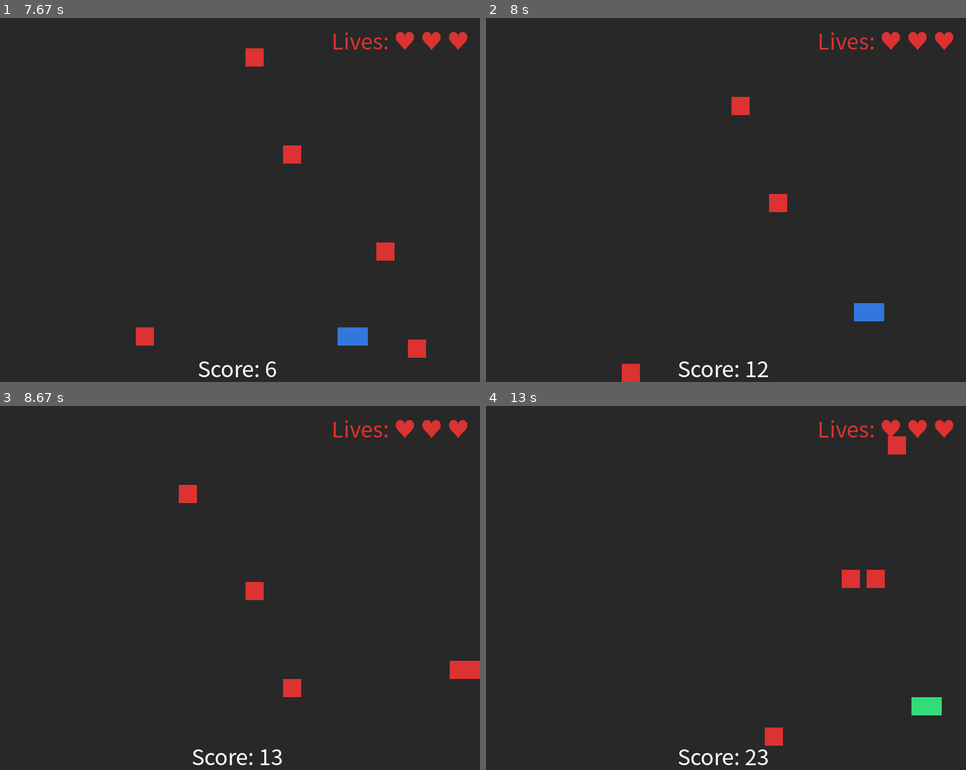
Above: before the commit, frames 1-4 (two rows, left to right).
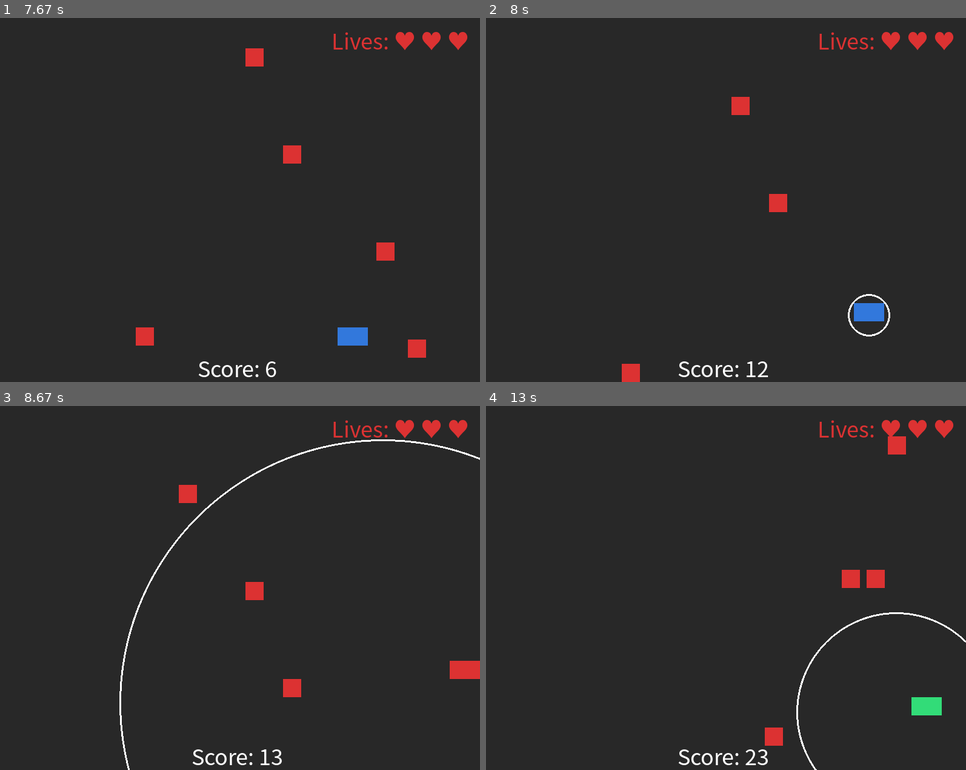
Above: after the commit, the same moments.

Repository: 20260184-commits/my-game
Game: pygame game, started from week5/week5.py
Two runs of this game, one before a commit and one after it. Both use one fixed random seed, a clock stepped at 60 frames per second and the inputs below.
Inputs:
- Up to frame 1 (7.67 s): tap Space at 0.33, 0.73, 1.03, 1.23, 1.53, 1.9, 2.3, 2.6, 2.8, 3.1, 3.3, 3.63, 3.93, 4.13, 4.43, 4.7, 5.03, 5.33, 5.47, 5.87, 6.17, 6.53, 6.93, 7.23, 7.43 s; hold Up 0.67-1.13 s; hold Right 1.17-1.8 s; hold Down 1.83-2.2 s; hold Left 2.23-2.7 s; hold Right 2.73-3.2 s; hold Up 3.23-3.53 s; hold Right 3.57-4.03 s; hold Left 4.07-4.6 s; hold Down 4.63-4.93 s; hold Left 4.97-5.37 s; hold Up 5.4-5.77 s; hold Right 5.8-6.43 s; hold Down 6.47-6.83 s; hold Left 6.87-7.33 s; hold Right from 7.37 s (still down)
- Up to frame 2 (8 s): tap Space at 7.73, 7.93 s; release Right at 7.83 s; hold Up from 7.87 s (still down)
- Up to frame 3 (8.67 s): release Up at 8.17 s; hold Right from 8.2 s (still down); tap Space at 8.27, 8.57 s
- Up to frame 4 (13 s): release Right at 8.67 s; hold Left 8.7-9.23 s; tap Space at 8.77, 9.07, 9.33, 9.67, 9.97, 10.5, 10.8, 11.17, 11.57, 11.87, 12.07, 12.37, 12.57, 12.9 s; hold Down 9.27-9.57 s; hold Left 9.6-10 s; hold Right 10.43-11.07 s; hold Down 11.1-11.47 s; hold Left 11.5-11.97 s; hold Right 12-12.47 s; hold Up 12.5-12.8 s; hold Right from 12.83 s (still down)

Frame 1 is identical in both runs. In frame 2, 0.1% of the frame differs, in the area x 75-85%, y 75-88%; in frame 3, 0.6%, in the area x 24-100%, y 9-100%; in frame 4, 0.3%.

Commit message:
feat(fx): 패링 성공 시 흰색 확장 원 이펙트 구현

Diff:
--- a/week5/week5.py
+++ b/week5/week5.py
@@ -5,8 +5,8 @@
 pygame.init()
 
 # --- 패링 관련 설정 ---
-PARRY_DURATION = 15  # 패링 지속 프레임
-PARRY_COOLDOWN = 45  # 패링 실패 시 쿨타임 프레임
+PARRY_DURATION = 15
+PARRY_COOLDOWN = 45
 
 def get_korean_font(size):
     candidates = ["malgungothic", "applegothic", "nanumgothic", "notosanscjk"]
@@ -73,6 +73,7 @@
 def main():
     player = pygame.Rect(WIDTH // 2 - PLAYER_W // 2, HEIGHT - 60, PLAYER_W, PLAYER_H)
     enemies = []
+    parry_effects = [] # 패링 이펙트 리스트
     score = 0
     last_score = 0
     lives = 3
@@ -80,7 +81,7 @@
     invincible = 0
 
     parry_timer = 0
-    parry_successful = False # 패링 성공 여부 플래그
+    parry_successful = False
     cooldown_timer = 0
     score_timer = 0
 
@@ -93,11 +94,10 @@
         for e in pygame.event.get():
             if e.type == pygame.QUIT:
                 pygame.quit(); sys.exit()
-            # 쿨타임 중이 아닐 때만 패링 발동
             if e.type == pygame.KEYDOWN and e.key == pygame.K_SPACE:
                 if cooldown_timer == 0:
                     parry_timer = PARRY_DURATION
-                    parry_successful = False # 새 패링 시작 시 플래그 초기화
+                    parry_successful = False
 
         if score != last_score:
             score_timer = 60
@@ -108,12 +108,17 @@
         # 타이머 관리
         if parry_timer > 0:
             parry_timer -= 1
-            # 패링 시간이 다 되었는데 성공한 적이 없다면 쿨타임 적용
             if parry_timer == 0 and not parry_successful:
                 cooldown_timer = PARRY_COOLDOWN
 
         if cooldown_timer > 0:
             cooldown_timer -= 1
+
+        # 이펙트 업데이트
+        for fx in parry_effects[:]:
+            fx["radius"] += 10 # 1초(60프레임) 동안 600까지 커지도록 속도 설정
+            if fx["radius"] >= fx["max_radius"]:
+                parry_effects.remove(fx)
 
         keys = pygame.key.get_pressed()
         if keys[pygame.K_LEFT]  and player.left  > 0:     player.x -= 5
@@ -150,10 +155,11 @@
                         new_enemies.append(pair)
                 enemies = new_enemies
 
-                # 성공 시 패링 즉시 종료 및 성공 플래그 설정
                 if hit_something:
                     parry_timer = 0
                     parry_successful = True
+                    # 이펙트 추가: 플레이어 중심, 반지름 25에서 시작, 최대 반지름 600
+                    parry_effects.append({"center": player.center, "radius": 25, "max_radius": 600})
             else:
                 for pair in enemies:
                     if player.colliderect(pair[0]):
@@ -171,7 +177,10 @@
 
         screen.fill(GRAY)
 
-        # 쿨타임 중이면 빨간색, 패링 중이면 초록색, 평소에는 파란색
+        # 이펙트 그리기 (흰색)
+        for fx in parry_effects:
+            pygame.draw.circle(screen, WHITE, fx["center"], int(fx["radius"]), 3)
+
         if cooldown_timer > 0:
             player_color = RED
         elif parry_timer > 0:
